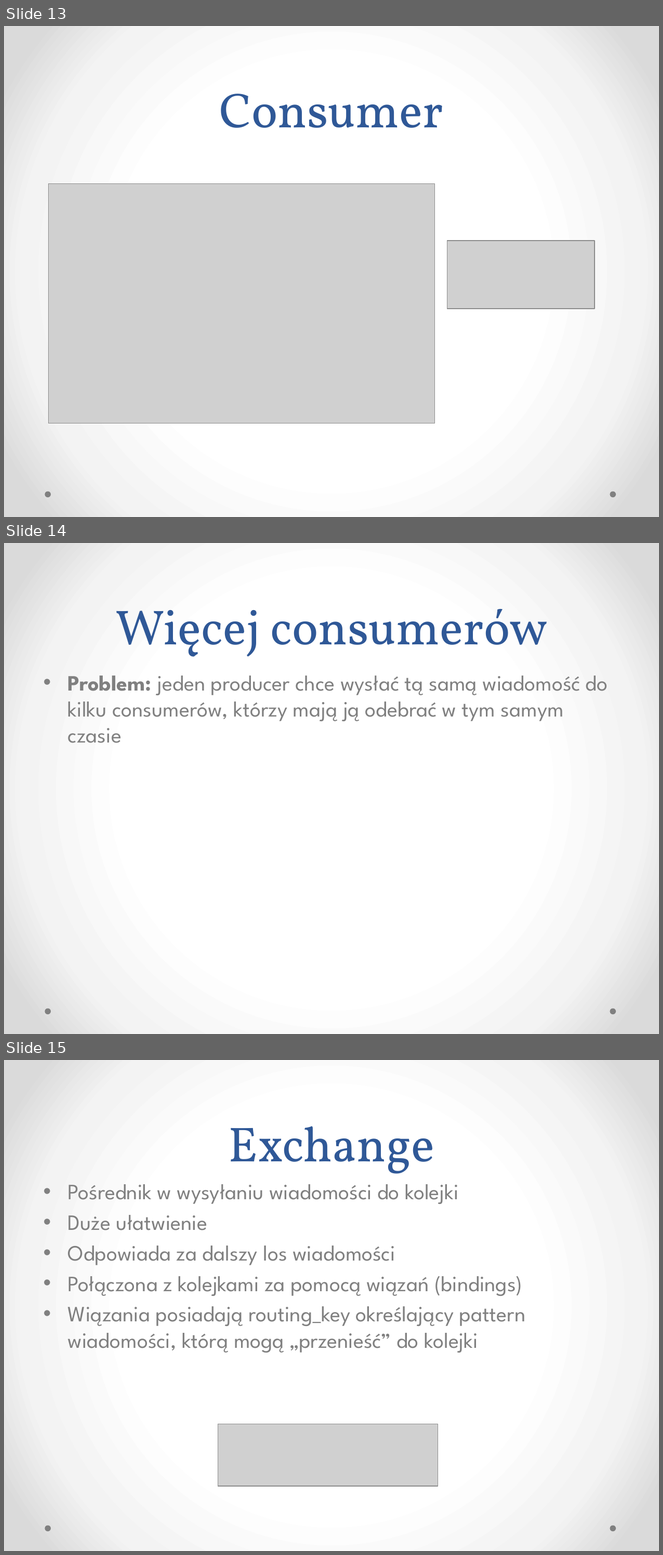
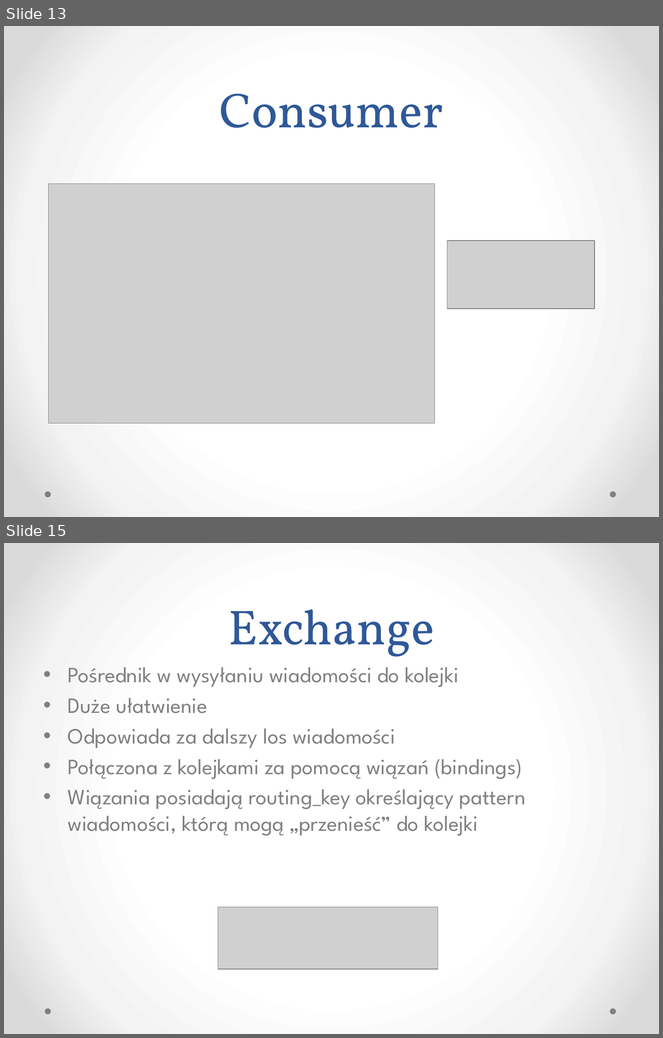
Before and after one commit to kajto/erlang-project, a slide deck: RabbitMQ.pptx. Shown one above the other, each under a label of ours: slides 13, 14 and 15 before the commit, slides 13 and 15 after it; the slides between them are not shown. The pictures are 663x1555 and 663x1038 pixels, drawn with LibreOffice and Linux fonts; fonts in the diff are those of the drawing; grey boxes stand for pictures. Boxes give left, top, right and bottom in pixels: in the first picture for what was removed or moved away, otherwise in the second. Text is boxed around its words. In the diff, an @@ line names an element or a change of style, - is before the commit and + after.

```diff
--- a/RabbitMQ.pptx
+++ b/RabbitMQ.pptx
@@ slide 14 removed at (4, 543, 659, 1034), background gradient #FFFFFF to #F4F4F4 to #DADADA; not listed: 2 template elements that a slide beside it also shows @@
@@ title removed at (115, 609, 547, 657) @@
-Więcej consumerów
@@ text removed at (68, 676, 608, 743) @@
-• Problem: jeden producer chce wysłać tą samą wiadomość do kilku consumerów, którzy mają ją odebrać w tym samym czasie
```
Also in this commit, not shown: 5 slides changed, 3 slides added, 3 other slides removed.
